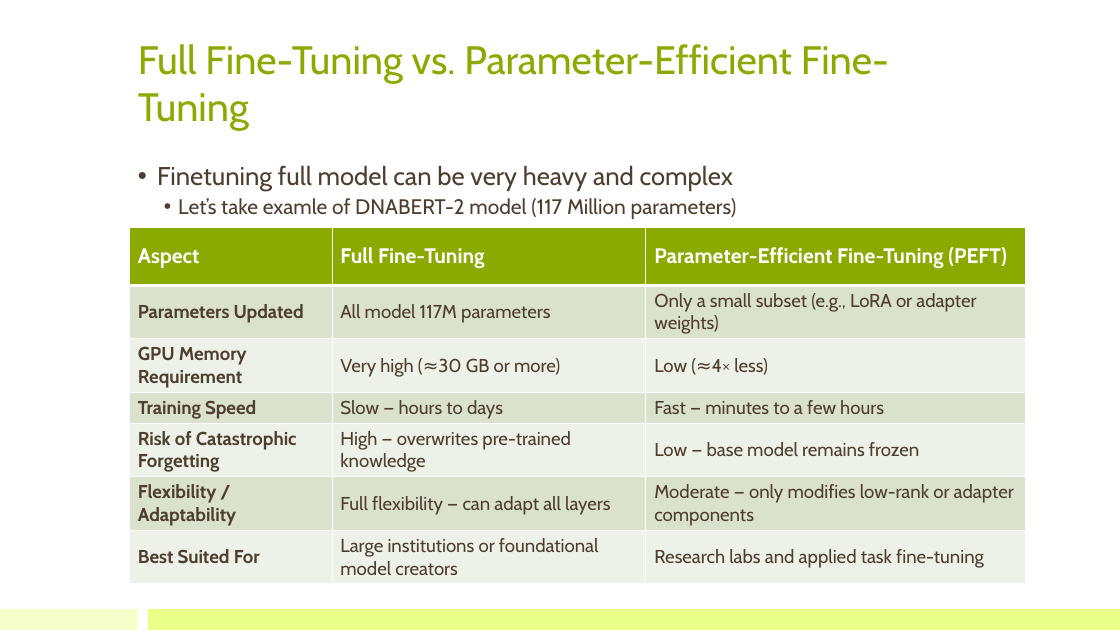
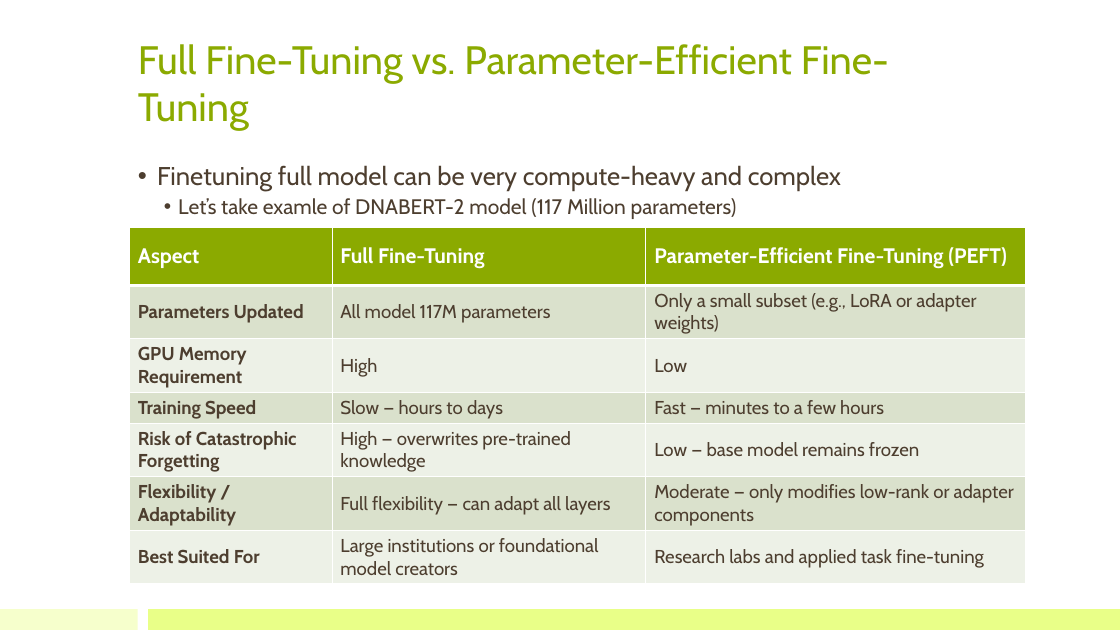
Before and after one commit to bioinfo-kaust/gfm-workshop, a slide deck: slide 9 of lecture_slides/3.day2_before_lunch/lecture_3_finetuning.pptx (slide 7 before the commit). Drawn at 1120x630 pixels with LibreOffice and Linux fonts; fonts in the diff are those of the drawing. Boxes give left, top, right and bottom in pixels: in the first picture for what was removed or moved away, otherwise in the second. Text is boxed around its words. In the diff, an @@ line names an element or a change of style, - is before the commit and + after.

```diff
--- a/lecture_slides/3.day2_before_lunch/lecture_3_finetuning.pptx
+++ b/lecture_slides/3.day2_before_lunch/lecture_3_finetuning.pptx
@@ text at <box>157,165,841,191</box>: text changed @@
-• Finetuning full model can be very heavy and complex
+• Finetuning full model can be very compute-heavy and complex
@@ table at <box>129,228,1026,582</box> @@
-row 3, column 2: Very high (≈30 GB or more)
+row 3, column 2: High
-row 3, column 3: Low (≈4× less)
+row 3, column 3: Low
```
Also in this commit, not shown: 8 other slides changed, 9 slides added, 2 slides removed, 5 other files.
